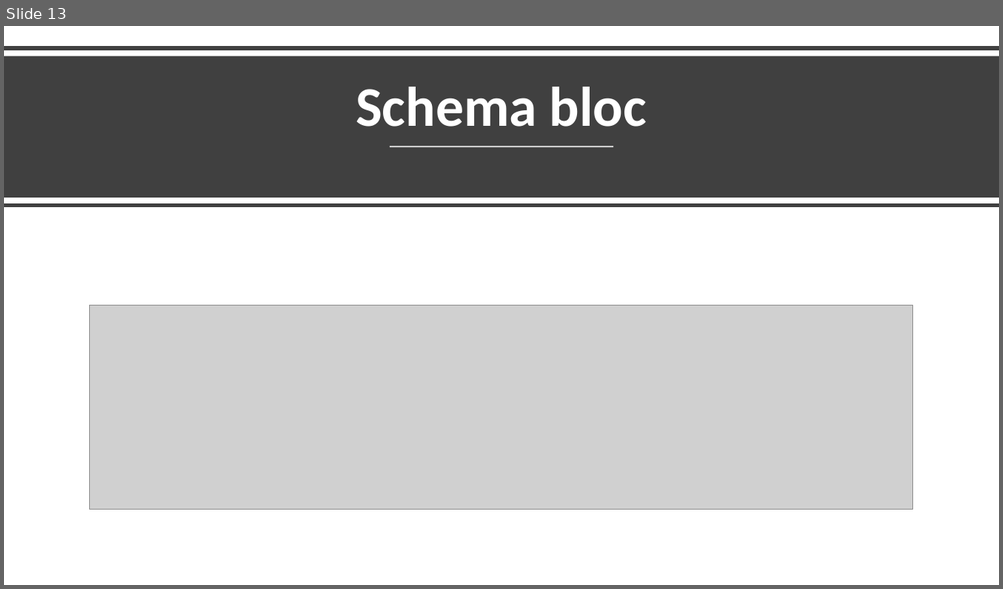
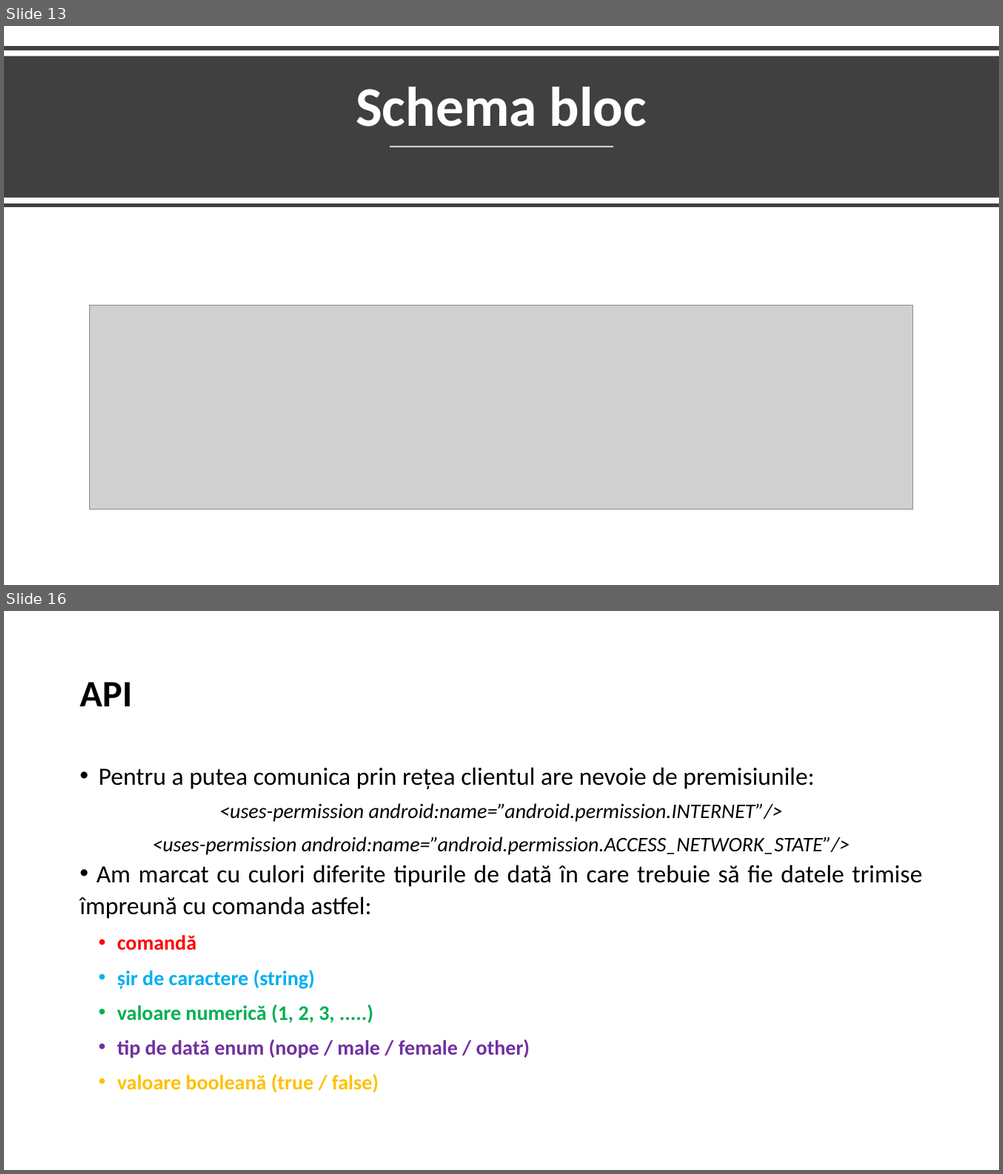
Before and after one commit to GoreaTudor/MyTinder, a slide deck: Presentation.pptx. Shown one above the other, each under a label of ours: slide 13 before the commit, slides 13 and 16 after it; the slides between them are not shown. The pictures are 1003x589 and 1003x1174 pixels, drawn with LibreOffice and Linux fonts; fonts in the diff are those of the drawing; grey boxes stand for pictures. Boxes give left, top, right and bottom in pixels: in the first picture for what was removed or moved away, otherwise in the second. Text is boxed around its words. In the diff, an @@ line names an element or a change of style, - is before the commit and + after.

```diff
--- a/Presentation.pptx
+++ b/Presentation.pptx
@@ slide 16 added at (4, 611, 999, 1170), background #FFFFFF @@
@@ title added at (79, 682, 132, 706), 36 pt, text #000000, bold @@
+API
@@ text added at (79, 767, 922, 1093), 20 pt, text #000000 @@
+• Pentru a putea comunica prin rețea clientul are nevoie de premisiunile:
+<uses-permission android:name=”android.permission.INTERNET”/>
+<uses-permission android:name=”android.permission.ACCESS_NETWORK_STATE”/>
+• Am marcat cu culori diferite tipurile de dată în care trebuie să fie datele trimise împreună cu comanda astfel:
+  • comandă
+  • șir de caractere (string)
+  • valoare numerică (1, 2, 3, .....)
+  • tip de dată enum (nope / male / female / other)
+  • valoare booleană (true / false)
```
Also in this commit, not shown: 1 slide changed, 4 other slides added, 1 slide removed.
